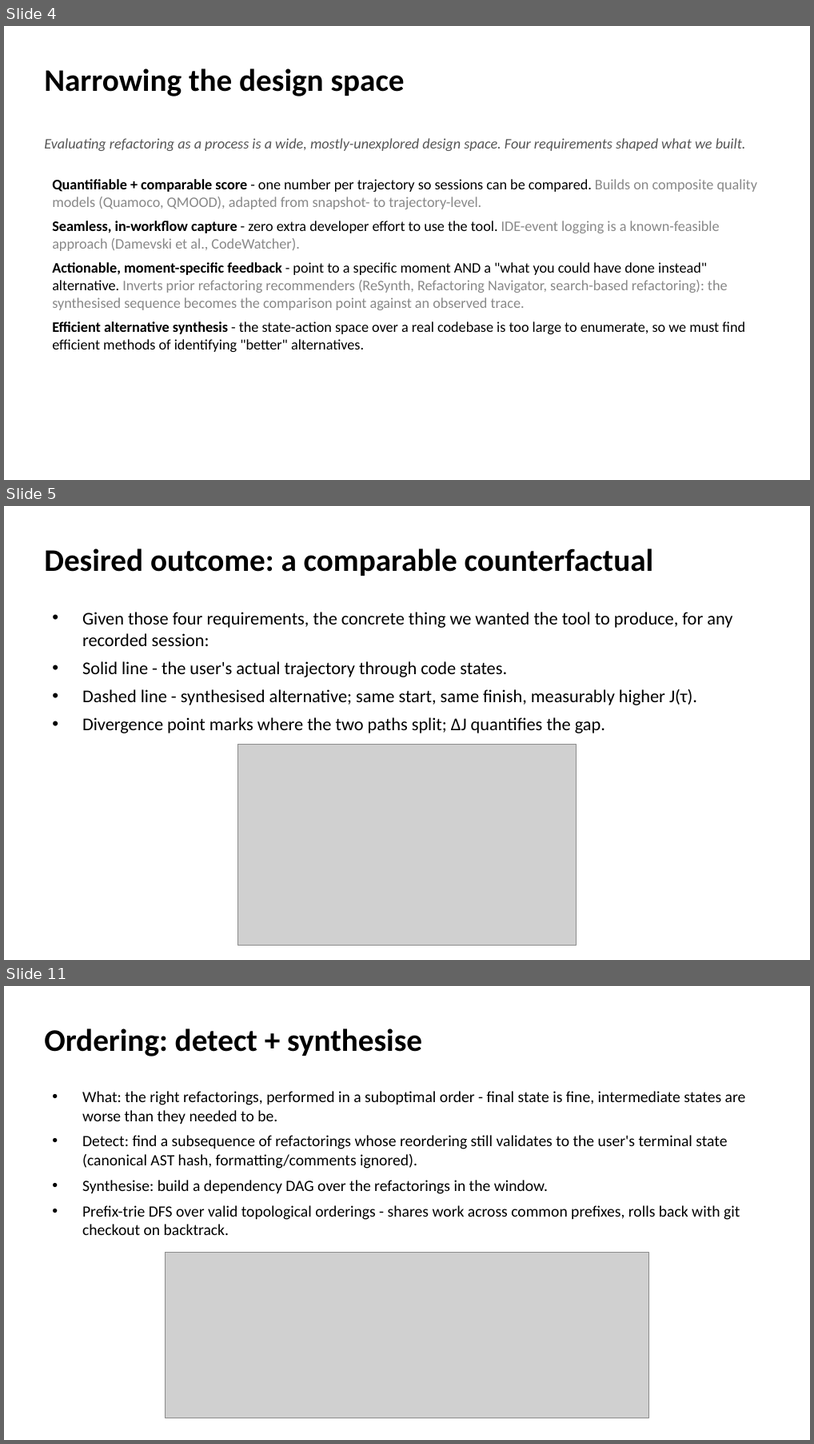
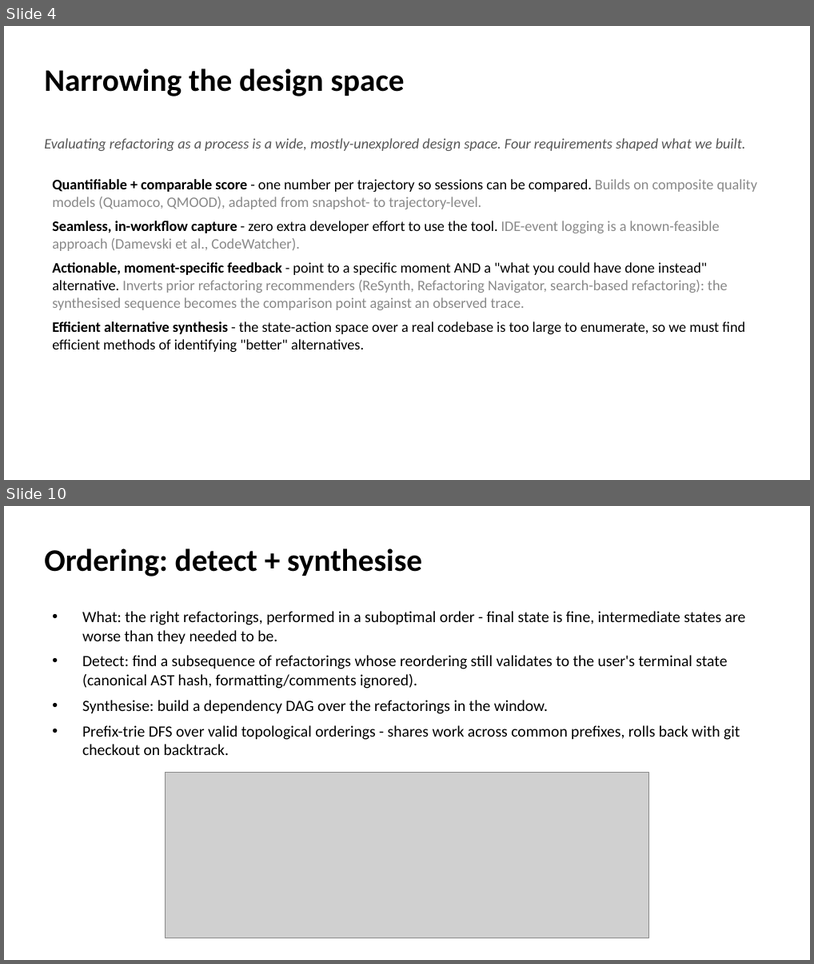
Before and after one commit to EthanHosier/fyp, a slide deck: presentation/slides.pptx. Shown one above the other, each under a label of ours: slides 4, 5 and 11 before the commit, slides 4 and 10 after it; the slides between them are not shown. The pictures are 814x1444 and 814x964 pixels, drawn with LibreOffice and Linux fonts; fonts in the diff are those of the drawing; grey boxes stand for pictures. Boxes give left, top, right and bottom in pixels: in the first picture for what was removed or moved away, otherwise in the second. Text is boxed around its words. In the diff, an @@ line names an element or a change of style, - is before the commit and + after.

```diff
--- a/presentation/slides.pptx
+++ b/presentation/slides.pptx
@@ slide 5 removed at [4, 506, 810, 960], background #FFFFFF @@
@@ text removed at [44, 548, 654, 576] @@
-Desired outcome: a comparable counterfactual
@@ text removed at [82, 612, 733, 733] @@
-• Given those four requirements, the concrete thing we wanted the tool to produce, for any recorded session:
-• Solid line - the user's actual trajectory through code states.
-• Dashed line - synthesised alternative; same start, same finish, measurably higher J(τ).
-• Divergence point marks where the two paths split; ΔJ quantifies the gap.
@@ picture removed at [238, 744, 577, 944] @@
@@ what was slide 11 is now slide 10 @@
```
Also in this commit, not shown: 7 slides changed, 1 slide added, 3 other slides removed, 2 other files.
